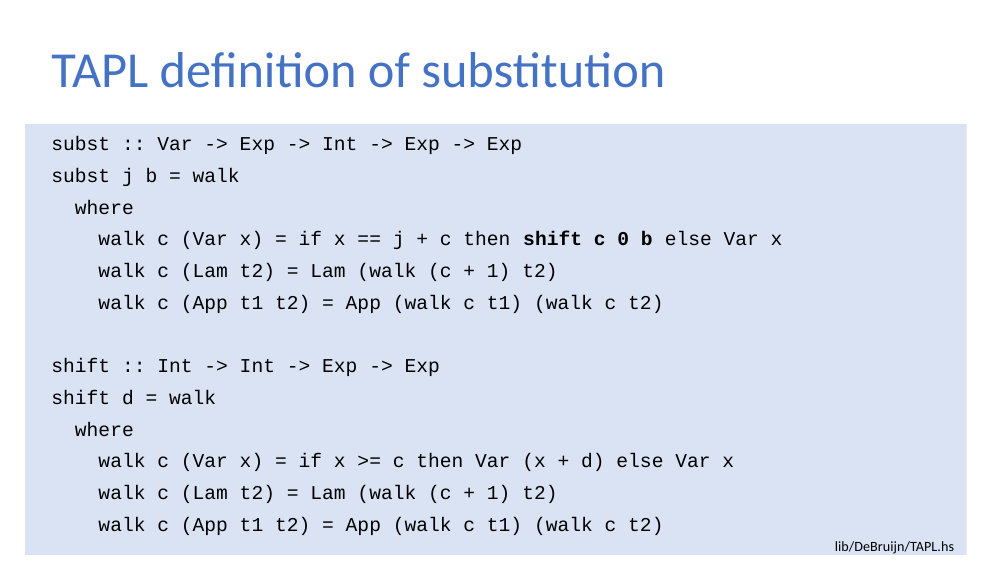
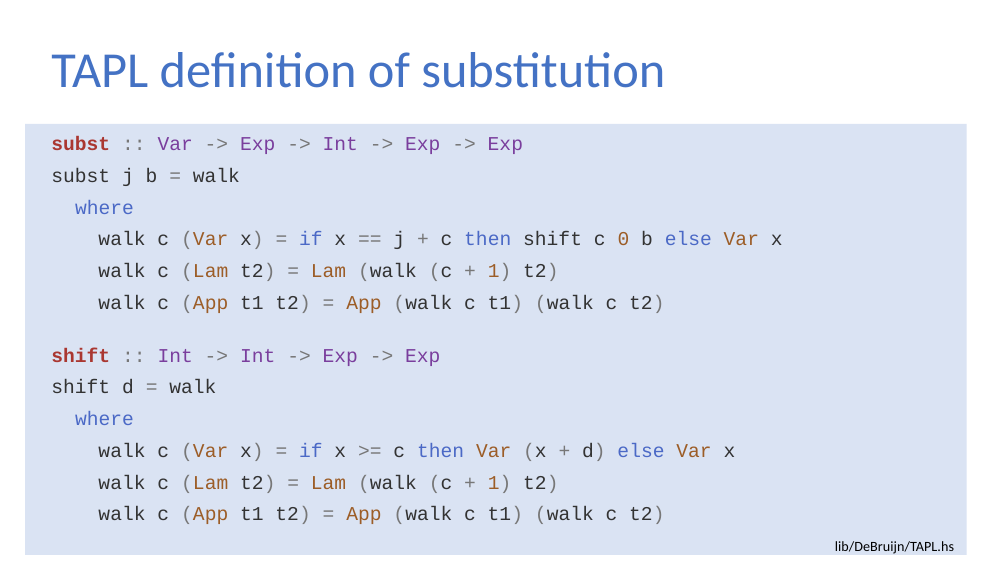
Before and after one commit to sweirich/lambda-n-ways, a slide deck: slide 12 of plclub-2021.pptx. Drawn at 1008x567 pixels with LibreOffice and Linux fonts; fonts in the diff are those of the drawing. Boxes give left, top, right and bottom in pixels: in the first picture for what was removed or moved away, otherwise in the second. Text is boxed around its words. In the diff, an @@ line names an element or a change of style, - is before the commit and + after.

```diff
--- a/plclub-2021.pptx
+++ b/plclub-2021.pptx
@@ text "subst :: Var -> Exp ..." at (51,137,783,524): text colour #000000 to #AA3731, bold on in "subst", "shift"; text colour #000000 to #777777 in ":: -> -> -> ->", "=", "(Var x) = == +", "(Lam t2) = (walk (c + 1) ..." and 6 more places; text colour #000000 to #7A3E9D in "Var Exp Int Exp Exp", "Int Int Exp Exp"; text colour #000000 to #333333 in "subst j b walk", "walk c x) x j c shift ...", "walk c t2) (walk (c t2)", "walk c t1 t2) (walk c t1) ..." and 4 more places; text colour #000000 to #4B69C6 in "where", "if then else", "where", "if then else"; text colour #000000 to #9C5D27 in "(Var 0 Var", "(Lam Lam 1)", "(App App", "(Var Var Var" and 2 more places; bold off in "shift c 0 b" @@
```
Also in this commit, not shown: 10 other slides changed, 7 other files.
